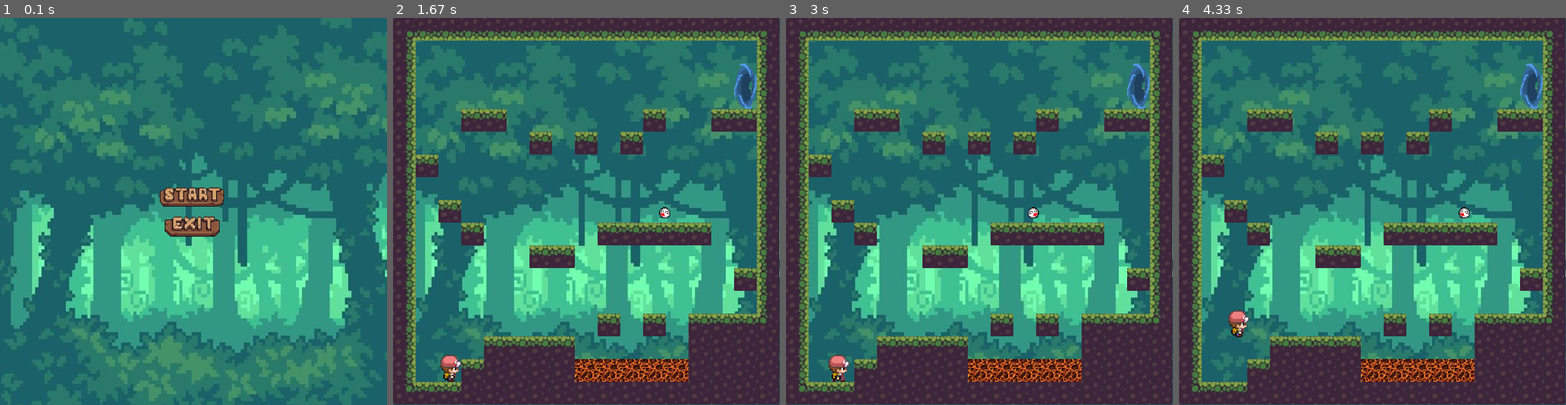
Above: before the commit, frames 1-4 (left to right).
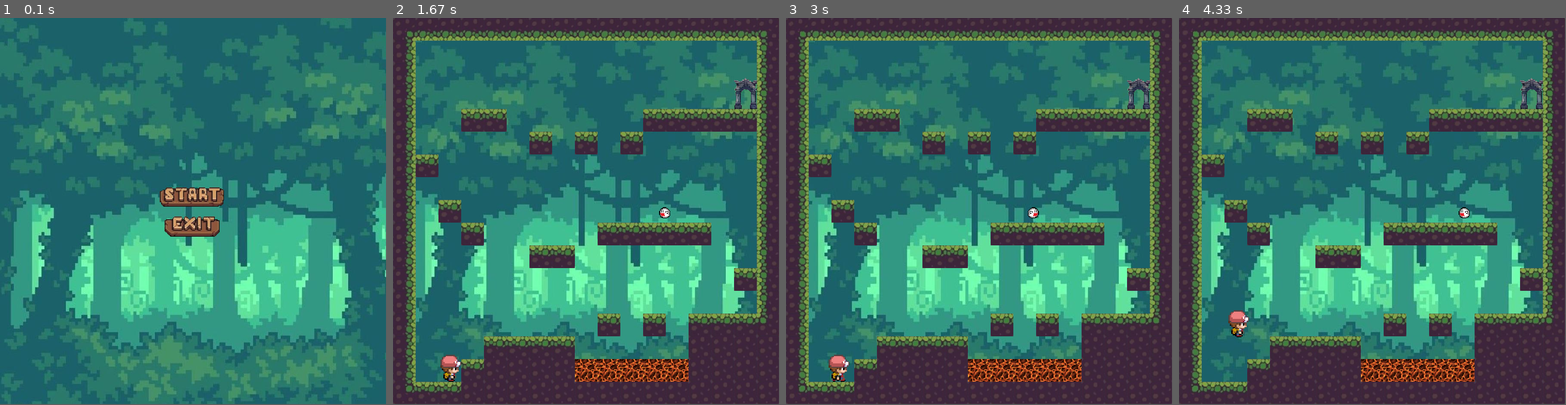
Above: after the commit, the same moments.

Repository: Milan-a/PyGame
Game: pygame game, started from game/game.py
The game is run twice, just before and just after one commit, with the same random seed, the same clock (stepped at 60 frames per second) and the same inputs.
Inputs (mouse positions are in pixels of both pictures, inside the frame that each line leads up to):
- Up to frame 1 (0.1 s): no input
- Up to frame 2 (1.67 s): click (586, 196) at 0.38 s; hold Right 0.67-1.13 s; move the mouse to (571, 226) at 0.7 s
- Up to frame 3 (3 s): hold Left 1.67-2.2 s; hold Right from 2.67 s (still down)
- Up to frame 4 (4.33 s): release Right at 3.3 s; hold Left 3.33-3.8 s; tap Space at 3.4, 3.7, 3.9, 4.2 s; hold Right 3.83-4.3 s
The window is 800x800 before the commit and 798x798 after it. Grey fills any space a smaller window leaves; there, only what the larger window draws over its background counts as a difference.

The runs differ from the first frame. In frame 1, 0.1% of the frame differs, in the area x 8-100%, y 4-100%; in frame 2, 1.6%, in the area x 0-100%, y 0-100%; in frame 3, 1.6%; in frame 4, 1.6%.

Commit message:
готов портал
commit from Andrey

Diff:
--- a/game/const.py
+++ b/game/const.py
@@ -5,4 +5,3 @@
 ANIM_SPEED = 11  # скорость анимации игрока
 JUMP_HEIGHT = 16  # высота прыжка
 TILE_SIZE = HEIGHT // 17  # размеры одного блока по сравнению с размерами окна
-LVL = 1
--- a/game/data/levels/level_1.txt
+++ b/game/data/levels/level_1.txt
@@ -2,7 +2,7 @@
 12   0    0    0    0    0    0    0    0    0    0    0    0    0    0    0    10
 12   0    0    0    0    0    0    0    0    0    0    0    0    0    0    p1   10
 12   0    0    0    0    0    0    0    0    0    0    0    0    0    0    p2   10
-12   0    0    2    2    0    0    0    0    0    0    2    0    0    2    2    10
+12   0    0    2    2    0    0    0    0    0    0    2    2    2    2    2    10
 12   0    0    0    0    0    2    0    2    0    2    0    0    0    0    0    10
 12   2    0    0    0    0    0    0    0    0    0    0    0    0    0    0    10
 12   0    0    0    0    0    0    0    0    0    0    0    0    0    0    0    10
--- a/game/data/levels/level_1_more_textures.txt
+++ /dev/null
@@ -1,17 +0,0 @@
-4    5    5    5    5    5    5    5    5    5    5    5    5    5    5    5    6
-12   0    0    0    0    0    0    0    0    0    0    0    0    0    0    0    10
-12   0    0    0    0    0    0    0    0    0    0    0    0    0    0    p1   10
-12   0    0    0    0    0    0    0    0    0    0    0    0    0    0    p2   10
-12   0    0    29   31   0    0    0    0    0    0    28   0    0    29   30   10
-12   0    0    0    0    0    28   0    28   0    28   0    0    0    0    0    10
-12   31   0    0    0    0    0    0    0    0    0    0    0    0    0    0    10
-12   0    0    0    0    0    0    0    0    0    0    0    0    0    0    0    10
-12   0    28   0    0    0    0    0    0    0    0    e    0    0    0    0    10
-12   0    0    28   0    0    0    0    0    29   30   30   30   31   0    0    10
-12   0    0    0    0    0    29   31   0    0    0    0    0    0    0    0    10
-12   0    0    0    0    0    0    0    0    0    0    0    0    0    0    29   10
-12   0    0    0    0    0    0    0    0    0    0    0    0    0    0    0    10
-12   0    0    0    0    0    0    0    0    28   0    28   0    1    2    2    24
-12   0    0    0    1    2    2    3    0    0    0    0    0    10   11   11   11
-12   0    0    1    24   11   11   11   l    l    l    l    l    11   11   11   11
-22   2    2    24   11   11   11   11   11   11   11   11   11   11   11   11   11
--- a/game/data/levels/level_2.txt
+++ b/game/data/levels/level_2.txt
@@ -1,17 +1,17 @@
 4    5    5    5    5    5    5    5    5    5    5    5    5    5    5    5    6
 12   0    0    0    0    0    0    0    0    0    0    0    0    0    0    0    10
-12   0    0    0    0    0    0    0    0    0    0    0    0    0    0    p1   10
-12   0    0    0    0    0    0    0    0    0    0    0    0    0    0    p2   10
+12   p1   0    0    0    0    0    0    0    0    0    0    0    0    0    0    10
+12   p2   0    0    2    0    0    0    0    0    0    0    0    0    0    0    10
+12   2    2    2    11   2    2    l    2    2    2    0    0    2    0    0    10
 12   0    0    0    0    0    0    0    0    0    0    0    0    0    0    0    10
+12   0    0    0    0    0    0    0    0    0    0    0    0    0    0    2    10
+12   0    0    0    0    0    0    0    0    0    0    0    e    0    0    0    10
+12   0    0    0    0    0    0    0    0    0    2    2    2    2    2    0    10
 12   0    0    0    0    0    0    0    0    0    0    0    0    0    0    0    10
-12   0    0    0    0    0    0    0    0    0    0    0    0    0    0    0    10
-12   0    0    0    0    0    0    0    0    0    0    0    0    0    0    0    10
-12   0    0    0    0    0    0    0    0    0    0    0    0    0    0    0    10
-12   0    0    0    0    0    0    0    0    0    0    0    0    0    0    0    10
-12   0    0    0    0    0    0    0    0    0    0    0    0    0    0    0    10
-12   0    0    0    0    0    0    0    0    e    0    0    0    0    0    0    10
-12   0    0    0    0    2    2    2    2    2    0    0    0    0    0    0    10
-12   0    0    0    0    0    0    0    0    0    0    0    0    0    0    0    10
-12   2    2    2    0    0    0    0    0    0    0    0    0    0    0    0    10
-22   0    0    0    0    0    0    0    0    0    0    0    0    0    0    0    10
-22   0    0    0    0    0    0    0    0    0    0    0    0    0    0    0    10
+12   0    0    0    0    0    0    0    2    2    0    0    0    0    0    0    10
+12   2    2    2    2    0    0    0    0    0    0    0    0    0    0    0    10
+12   0    0    0    0    0    2    0    0    0    0    0    0    0    0    0    10
+12   0    0    0    0    0    11   0    0    0    0    0    0    0    0    0    10
+12   0    0    0    0    2    11   2    0    0    0    0    0    0    0    0    10
+12   0    0    0    2    11   11   11   2    2    l    2    l    2    2    2    24
+22   2    2    2    11   11   11   11   11   11   11   11   11   11   11   11   11
--- a/game/data/levels/level_3.txt
+++ b/game/data/levels/level_3.txt
@@ -1,7 +1,4 @@
 4    5    5    5    5    5    5    5    5    5    5    5    5    5    5    5    6
-12   0    0    0    0    0    0    0    0    0    0    0    0    0    0    0    10
-12   0    0    0    0    0    0    0    0    0    0    0    0    0    0    p1   10
-12   0    0    0    0    0    0    0    0    0    0    0    0    0    0    p2   10
 12   0    0    0    0    0    0    0    0    0    0    0    0    0    0    0    10
 12   0    0    0    0    0    0    0    0    0    0    0    0    0    0    0    10
 12   0    0    0    0    0    0    0    0    0    0    0    0    0    0    0    10
@@ -9,9 +6,12 @@
 12   0    0    0    0    0    0    0    0    0    0    0    0    0    0    0    10
 12   0    0    0    0    0    0    0    0    0    0    0    0    0    0    0    10
 12   0    0    0    0    0    0    0    0    0    0    0    0    0    0    0    10
-12   0    0    0    0    0    0    0    0    e    0    0    0    0    0    0    10
+12   0    0    0    0    0    0    0    0    0    0    0    0    0    0    0    10
+12   0    0    0    0    0    0    0    0    0    0    0    0    0    0    0    10
+12   0    0    0    0    0    0    0    0    p1   0    0    0    0    0    0    10
+12   0    0    0    0    0    0    0    0    p2   0    0    0    0    0    0    10
 12   0    0    0    0    2    2    2    2    2    0    0    0    0    0    0    10
 12   0    0    0    0    0    0    0    0    0    0    0    0    0    0    0    10
 12   2    2    2    0    0    0    0    0    0    0    0    0    0    0    0    10
-22   0    0    0    0    0    0    0    0    0    0    0    0    0    0    0    10
-22   0    0    0    0    0    0    0    0    0    0    0    0    0    0    0    10
+12   0    0    0    0    0    0    0    0    0    0    0    0    0    0    0    10
+22   11   11   11   11   11   11   11   11   11   11   11   11   11   11   11   24
--- a/game/game.py
+++ b/game/game.py
@@ -8,9 +8,10 @@
 # важные значения
 GAME_OVER = 0
 MENU = True
+LVL = 1
 
 pygame.init()
-screen = pygame.display.set_mode((WIDTH, HEIGHT))
+screen = pygame.display.set_mode((WIDTH - 2, HEIGHT - 2))
 pygame.display.set_caption("Miner")  # типо 'шахтёр'
 icon = pygame.image.load('data/images/icon.png')
 pygame.display.set_icon(icon)
@@ -21,7 +22,7 @@
 enemy_group = pygame.sprite.Group()
 lava_group = pygame.sprite.Group()
 
-level = load_level('level_1.txt')
+level = load_level(f'level_{LVL}.txt')
 world = World(level, enemy_group, lava_group)
 player = Player(TILE_SIZE + TILE_SIZE * 0.1, HEIGHT - TILE_SIZE * 4,
                 TILE_SIZE - TILE_SIZE * 0.08, TILE_SIZE + TILE_SIZE * 0.2, enemy_group, lava_group)
@@ -54,7 +55,7 @@
 
 
 def main():
-    global MENU
+    global MENU, world, enemy_group, lava_group, LVL, level
     clock.tick(FPS)
 
     running = True
@@ -69,7 +70,17 @@
         else:
             draw_world(screen)  # рисуем мир
             game_over = player.move_player(screen, GAME_OVER)  # рисуем игрока
-
+            if game_over == 'portal':
+                enemy_group = pygame.sprite.Group()
+                lava_group = pygame.sprite.Group()
+                LVL += 1
+                try:
+                    level = load_level(f'level_{LVL}.txt')
+                    world = World(level, enemy_group, lava_group)
+                    player.start(TILE_SIZE + TILE_SIZE * 0.1, HEIGHT - TILE_SIZE * 4,
+                                 TILE_SIZE - TILE_SIZE * 0.08, TILE_SIZE + TILE_SIZE * 0.2, enemy_group, lava_group)
+                except FileNotFoundError:
+                    print('you win')
             if game_over != -1:
                 enemy_group.update()
             enemy_group.draw(screen)
Binary file added: game/data/images/blocks/money.png
Binary file changed: game/data/images/blocks/portal1.png
Binary file changed: game/data/images/blocks/portal2.png
